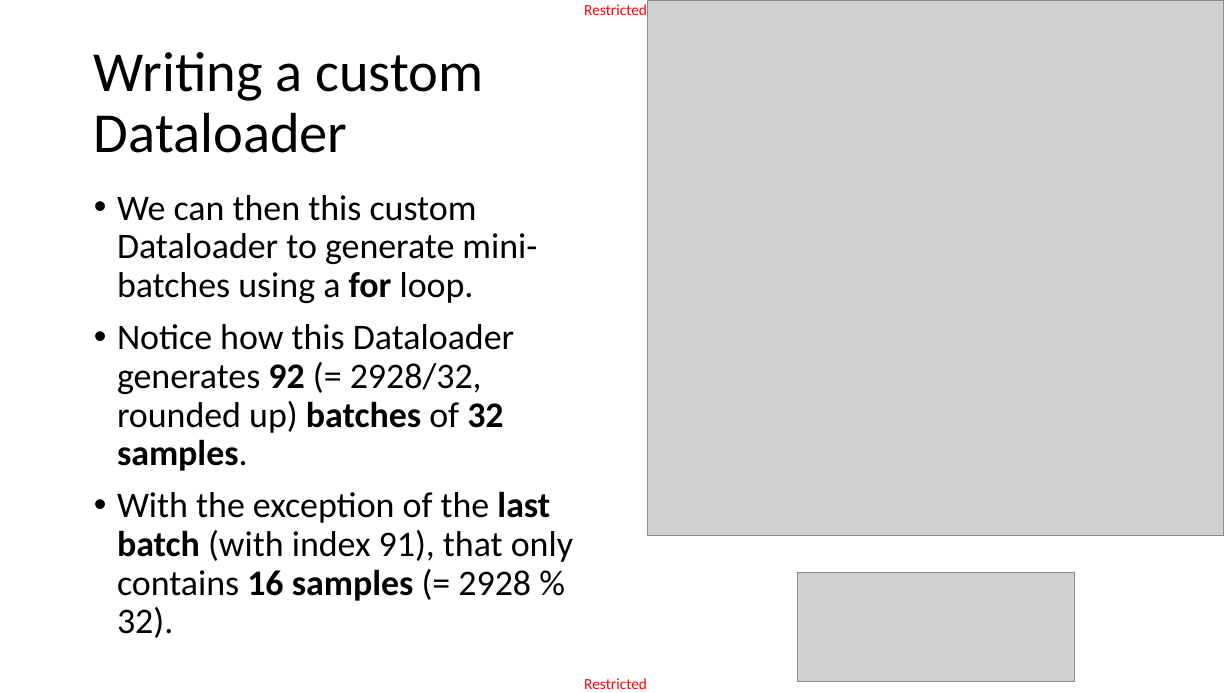
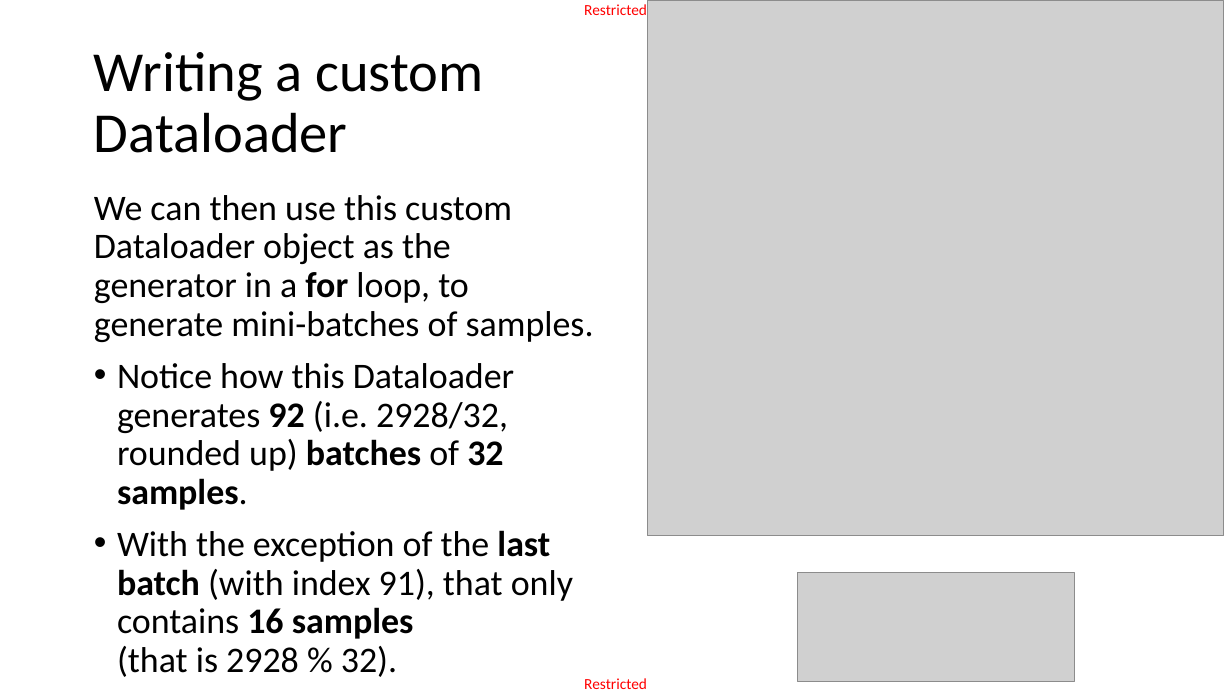
Before and after one commit to matthieudemari/SUTD_DL_50_039, a slide deck: slide 18 of W3/3. W3S3 final/W3S3.pptx. Drawn at 1232x693 pixels with LibreOffice and Linux fonts; fonts in the diff are those of the drawing; grey boxes stand for pictures. Boxes give left, top, right and bottom in pixels: in the first picture for what was removed or moved away, otherwise in the second. Text is boxed around its words. In the diff, an @@ line names an element or a change of style, - is before the commit and + after.

```diff
--- a/W3/3. W3S3 final/W3S3.pptx
+++ b/W3/3. W3S3 final/W3S3.pptx
@@ text at (94,195,594,677): text changed @@
-• We can then this custom Dataloader to generate mini-batches using a for loop.
-• Notice how this Dataloader generates 92 (= 2928/32, rounded up) batches of 32 samples.
-• With the exception of the last batch (with index 91), that only contains 16 samples (= 2928 % 32).
+We can then use this custom Dataloader object as the generator in a for loop, to generate mini-batches of samples.
+• Notice how this Dataloader generates 92 (i.e. 2928/32, rounded up) batches of 32 samples.
+• With the exception of the last batch (with index 91), that only contains 16 samples
+  (that is 2928 % 32).
```
Also in this commit, not shown: 30 other slides changed, 1 slide added, 1 slide removed, 10 other files.
